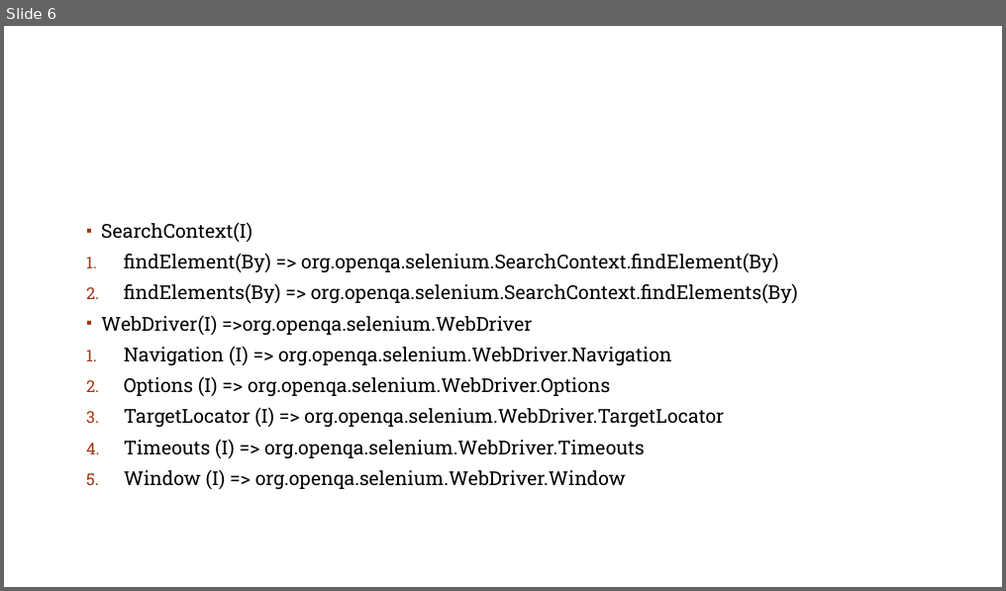
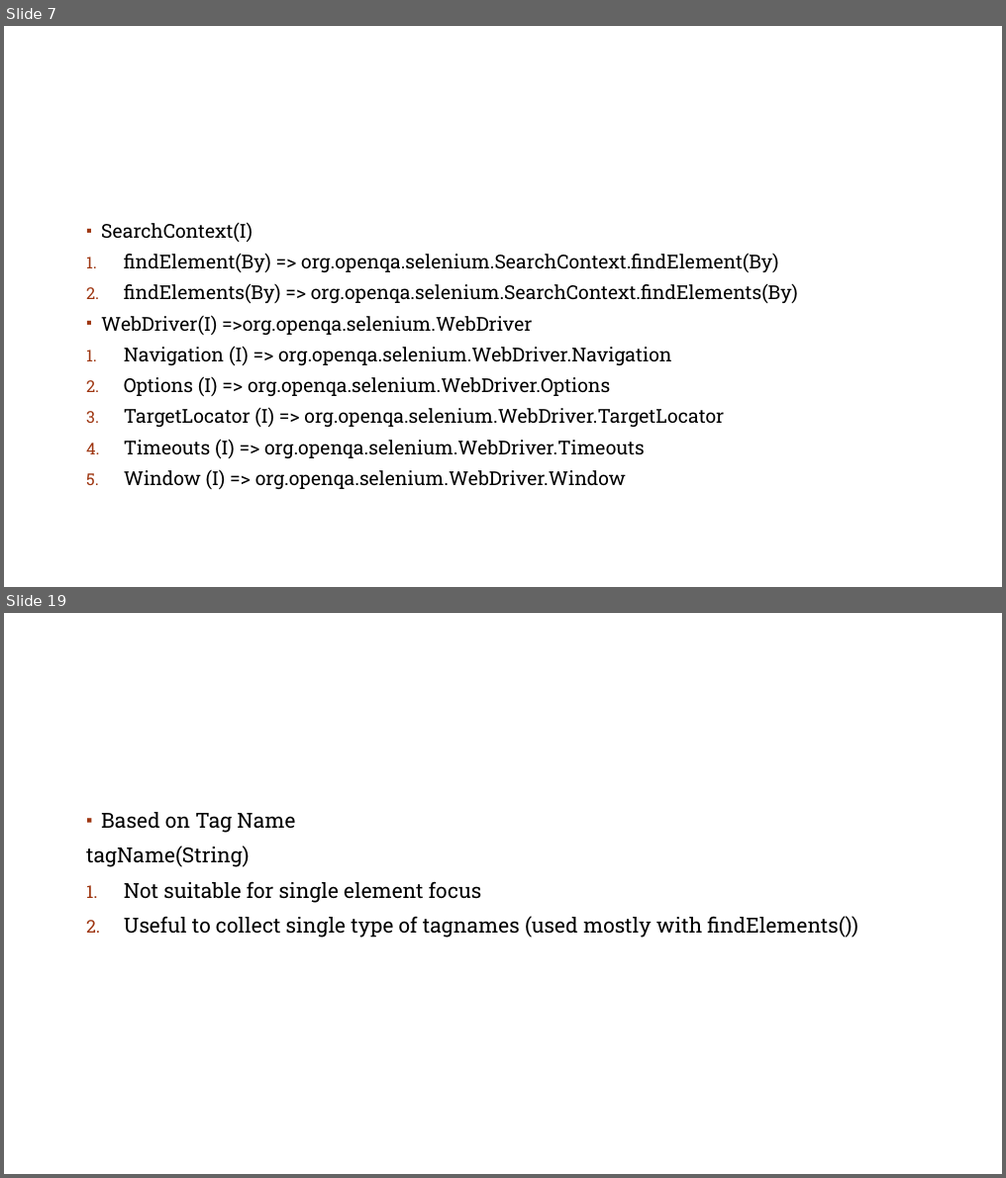
Before and after one commit to rsai-praveen/SeleniumCourse, a slide deck: Selenium.pptx. Shown one above the other, each under a label of ours: slide 6 before the commit, slides 7 and 19 after it; the slides between them are not shown. The pictures are 1006x591 and 1006x1178 pixels, drawn with LibreOffice and Linux fonts; fonts in the diff are those of the drawing; background and template pictures are left out. Boxes give left, top, right and bottom in pixels: in the first picture for what was removed or moved away, otherwise in the second. Text is boxed around its words. In the diff, an @@ line names an element or a change of style, - is before the commit and + after.

```diff
--- a/Selenium.pptx
+++ b/Selenium.pptx
@@ slide 19 added at (4, 613, 1002, 1174), background #FFFFFF; not listed: 1 template element that a slide beside it also shows @@
@@ text added at (86, 812, 858, 938), 20 pt, text #000000 @@
+▪ Based on Tag Name
+tagName(String)
+1. Not suitable for single element focus
+2. Useful to collect single type of tagnames (used mostly with findElements())
@@ what was slide 6 is now slide 7 @@
```
Also in this commit, not shown: 1 slide changed, 13 other slides added, 1 other file.
